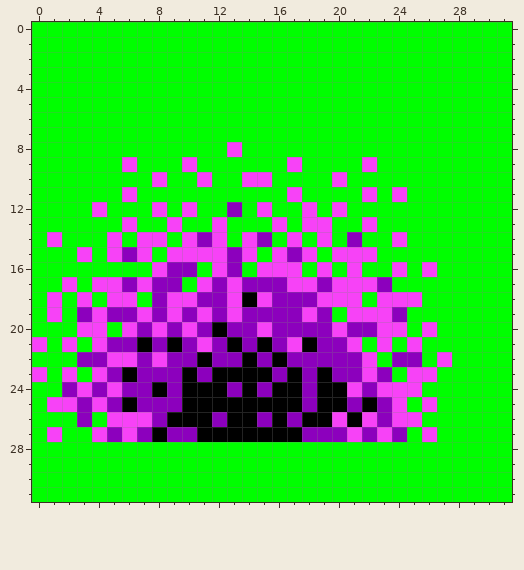
Two states of a pixel-art sprite, graphics/pokemon/gastly/back.png. The first picture shows the starting point.
The file is 64x64 pixels, drawn in blocks of 2x2; one block is one cell here.
And afterwards:
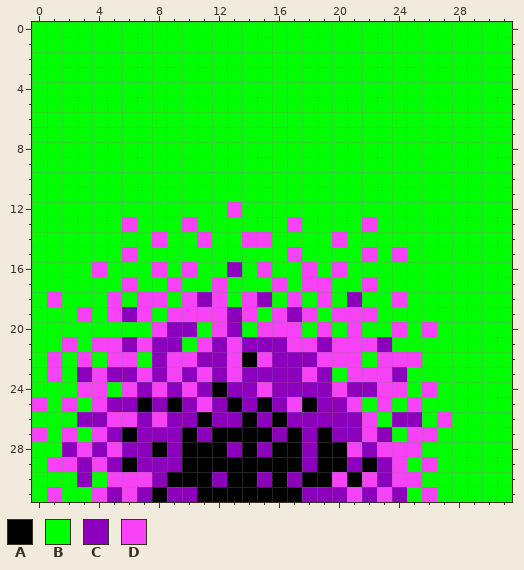
Palette (. is transparent): A #000000  B #00ff00  C #8c00bd  D #f742f7
Commit message: Adjusted backsprites of Pokemon from E through G.
The edit:
y 8: x 13 D -> B
y 9: x 6 D -> B; x 10 D -> B; x 17 D -> B; x 22 D -> B
y 10: x 8 D -> B; x 11 D -> B; x 14..15 DD -> BB; x 20 D -> B
y 11: x 6 D -> B; x 17 D -> B; x 22 D -> B; x 24 D -> B
y 12: x 4 D -> B; x 8 D -> B; x 10 D -> B; x 13 C -> D; x 15 D -> B; x 18 D -> B; x 20 D -> B
y 13: x 9..10 DB -> BD; x 12 D -> B; x 16..19 DBDD -> BDBB
y 14: x 1 D -> B; x 5 D -> B; x 7 D -> B; x 10..12 DCD -> BDB; x 15 C -> D; x 17 D -> B; x 19..21 DBC -> BDB; x 24 D -> B
y 15: x 3 D -> B; x 5..7 DCD -> BDB; x 9..14 DDDDCD -> BBBBBB; x 16..18 DCD -> BDB; x 20..21 DD -> BB; x 24 B -> D
y 16: x 4 B -> D; x 9..10 CC -> BD; x 12 D -> B; x 16..21 DDBDBD -> BBDBDB; x 24 D -> B; x 26 D -> B
y 17: x 2 D -> B; x 4..9 DDCDCC -> BBDBBD; x 11..17 DCDCCCD -> BDBBBDB; x 19..21 CDD -> DBB; x 23 C -> B
y 18: x 3 D -> B; x 6..9 DBCD -> BDDB; x 12..18 CDADCCC -> DBDCBDB; x 20..21 DD -> BC; x 23 D -> B; x 25 D -> B
y 19: x 1 D -> B; x 3..5 CDC -> DBD; x 8 C -> B; x 10 C -> D; x 12..16 CDCCC -> DCDBD; x 19..20 CB -> BD; x 23..24 DC -> BB
y 20: x 3..4 DD -> BB; x 6..7 DC -> BB; x 10..12 DCA -> CBD; x 14 C -> B; x 16..23 CCCCDCCD -> DDBDBDBB
y 21: x 0 D -> B; x 5 C -> D; x 7 A -> D; x 9..10 AC -> CB; x 13 A -> D; x 15 A -> C; x 18 A -> D; x 20 C -> D; x 22..23 BD -> DC; x 25 D -> B
y 22: x 1 B -> D; x 3..4 CC -> DB; x 7..11 CDCCA -> BCDDC; x 13 C -> D; x 15..16 CA -> DC; x 19..25 CCCDBCC -> DDDBDDD; x 27 D -> B
y 23: x 0..3 DBDB -> BDBC; x 6..7 AC -> CD; x 9..15 CACAAAA -> DCDCDCC; x 17..21 ACACC -> CDCBD; x 23..26 CBDD -> DCBB
y 24: x 2 C -> B; x 4..6 CDC -> DBD; x 8 A -> D; x 10..11 AA -> DC; x 14..17 ACAA -> CDCC; x 19..21 AAD -> CDC; x 25..26 DB -> BD
y 25: x 0..1 BD -> DB; x 3 C -> B; x 6..7 AC -> CA; x 9..12 CAAA -> ACDC; x 14 A -> C; x 16..26 AACAACACDBD -> CDACCDBDBDB
y 26: x 4 B -> C; x 7..10 DCAA -> CDCC; x 13 A -> C; x 18..21 AADA -> CCCC; x 23..25 CDD -> BCC; x 27 B -> D
y 27: x 0..2 BDB -> DBD; x 6 D -> A; x 8 A -> C; x 10..11 CA -> AC; x 16 A -> C; x 19 C -> A; x 21..25 DCDCB -> CDCBD
y 28: x 2..25 BBBBBBBBBBBBBBBBBBBBBBBB -> CDCDCCACAAACACAACAADCDDD
y 29: x 1..24 BBBBBBBBBBBBBBBBBBBBBBBB -> DDCDCACCCAAAAAAAACAACACD; x 26 B -> D
y 30: x 3 B -> C; x 5..25 BBBBBBBBBBBBBBBBBBBBB -> DDDCAAACAACACAADADCDD
y 31: x 1 B -> D; x 4..24 BBBBBBBBBBBBBBBBBBBBB -> DCDCACCAAAAAAACCCDCDC; x 26 B -> D
Changed places in both pictures, as pixel boxes (x1, y1, x2, y2):
changed: (32, 142, 452, 502)
